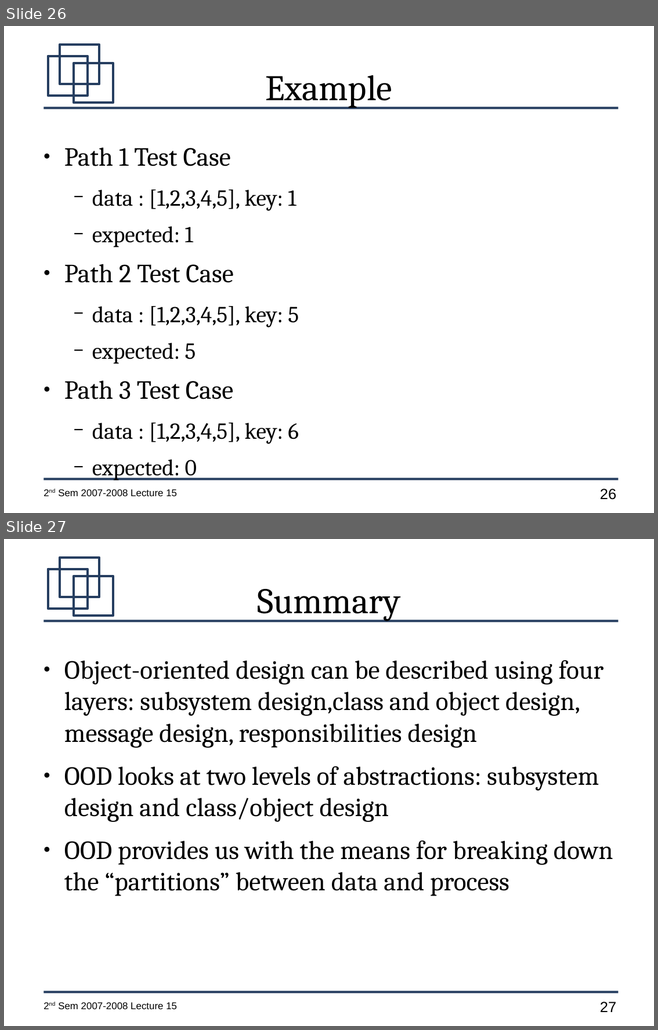
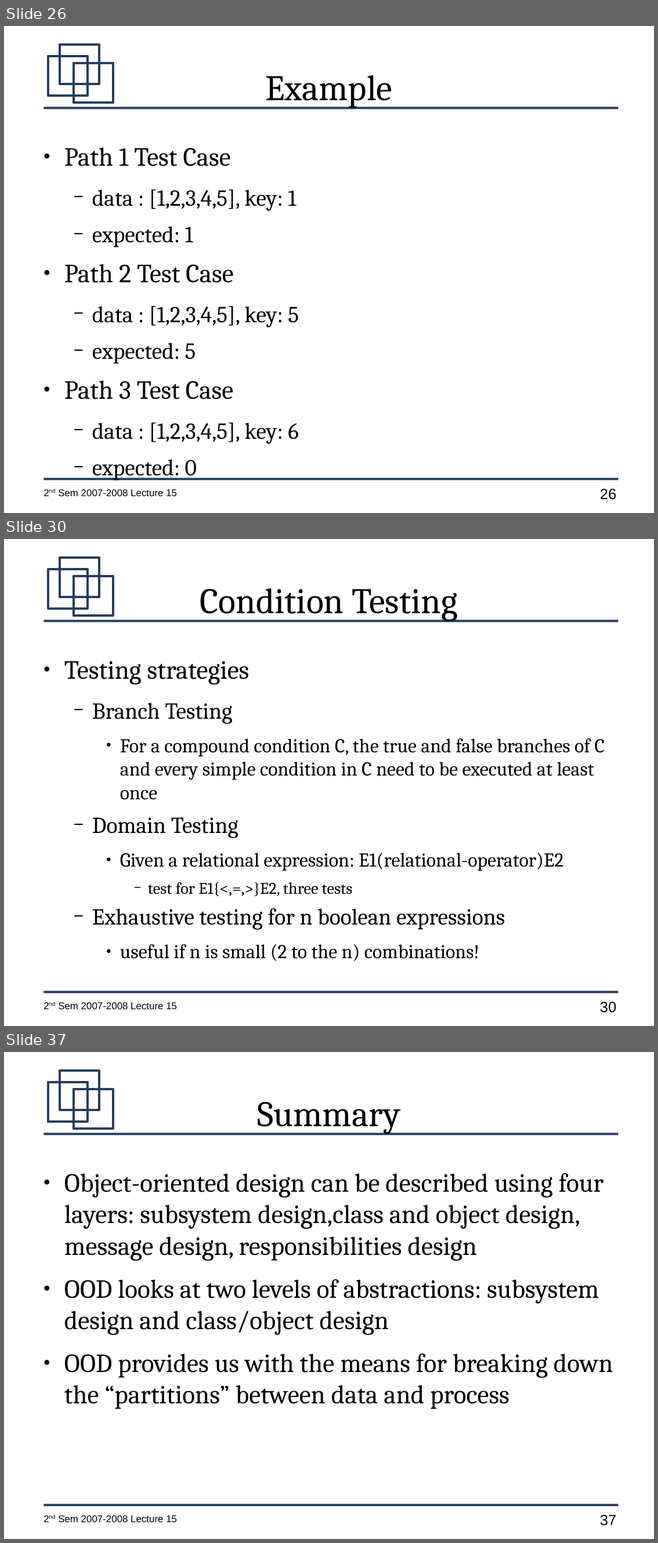
Before and after one commit to jachermocilla/jach-homepage, a slide deck: CMSC128-2nd-Sem-2007-L15.odp. Shown one above the other, each under a label of ours: slides 26 and 27 before the commit, slides 26, 30 and 37 after it; the slides between them are not shown. The pictures are 658x1030 and 658x1543 pixels, drawn with LibreOffice and Linux fonts; fonts in the diff are those of the drawing. Boxes give left, top, right and bottom in pixels: in the first picture for what was removed or moved away, otherwise in the second. Text is boxed around its words. In the diff, an @@ line names an element or a change of style, - is before the commit and + after.

```diff
--- a/CMSC128-2nd-Sem-2007-L15.odp
+++ b/CMSC128-2nd-Sem-2007-L15.odp
@@ slide 30 added at (4, 539, 654, 1026), background #FFFFFF; not listed: 7 template elements that a slide beside it also shows @@
@@ title added at (200, 588, 457, 621), 44 pt, text #000000 @@
+Condition Testing
@@ text added at (64, 661, 605, 961), 24 pt, text #000000 @@
+● Testing strategies
+  − Branch Testing
+    ● For a compound condition C, the true and false branches of C and every simple condition in C need to be executed at least once
+  − Domain Testing
+    ● Given a relational expression: E1(relational-operator)E2
+      − test for E1{<,=,>}E2, three tests
+  − Exhaustive testing for n boolean expressions
+    ● useful if n is small (2 to the n) combinations!
@@ what was slide 27 is now slide 37 @@
@@ page number at (600, 1515, 616, 1526): text changed @@
-27
+37
```
Also in this commit, not shown: 9 other slides added.
